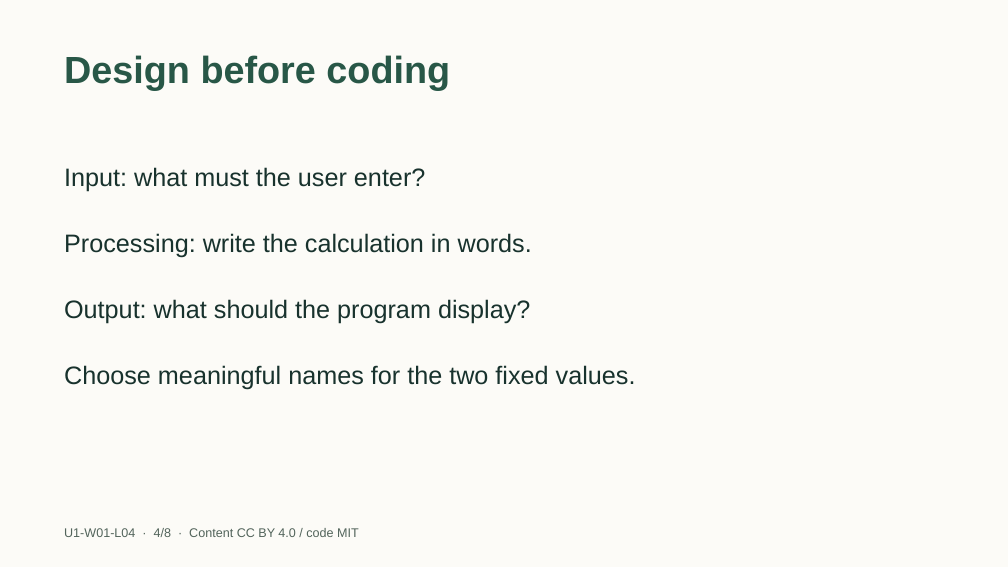
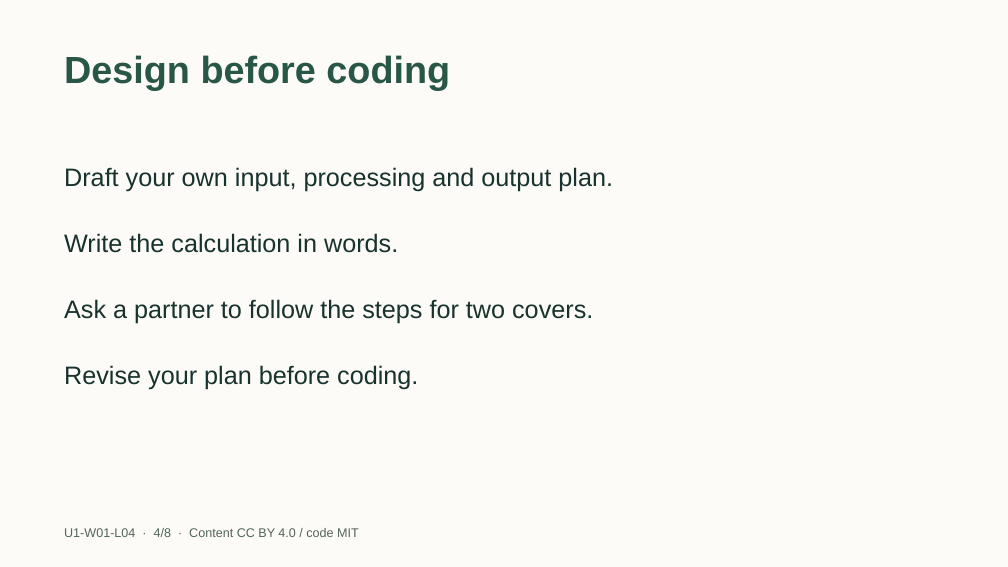
Before and after one commit to EdugenIO/cs-atar-textbook, a slide deck: slide 4 of dist/slides/u1-w01-l04.pptx. Drawn at 1008x567 pixels with LibreOffice and Linux fonts; fonts in the diff are those of the drawing. Boxes give left, top, right and bottom in pixels: in the first picture for what was removed or moved away, otherwise in the second. Text is boxed around its words. In the diff, an @@ line names an element or a change of style, - is before the commit and + after.

```diff
--- a/dist/slides/u1-w01-l04.pptx
+++ b/dist/slides/u1-w01-l04.pptx
@@ text at [64,167,613,192]: text changed @@
-Input: what must the user enter?
+Draft your own input, processing and output plan.
@@ text at [64,233,398,253]: text changed @@
-Processing: write the calculation in words.
+Write the calculation in words.
@@ text at [64,299,593,324]: text changed @@
-Output: what should the program display?
+Ask a partner to follow the steps for two covers.
@@ text at [64,365,418,390]: text changed @@
-Choose meaningful names for the two fixed values.
+Revise your plan before coding.
```
Also in this commit, not shown: 5 other slides changed, 12 other files.
